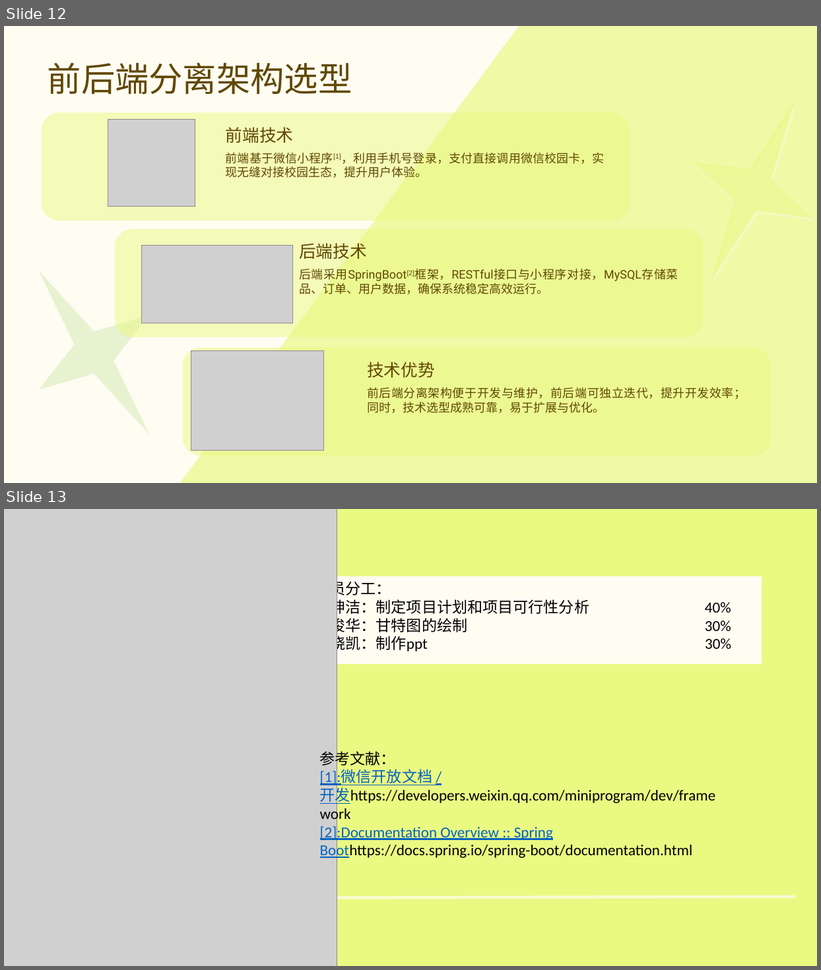
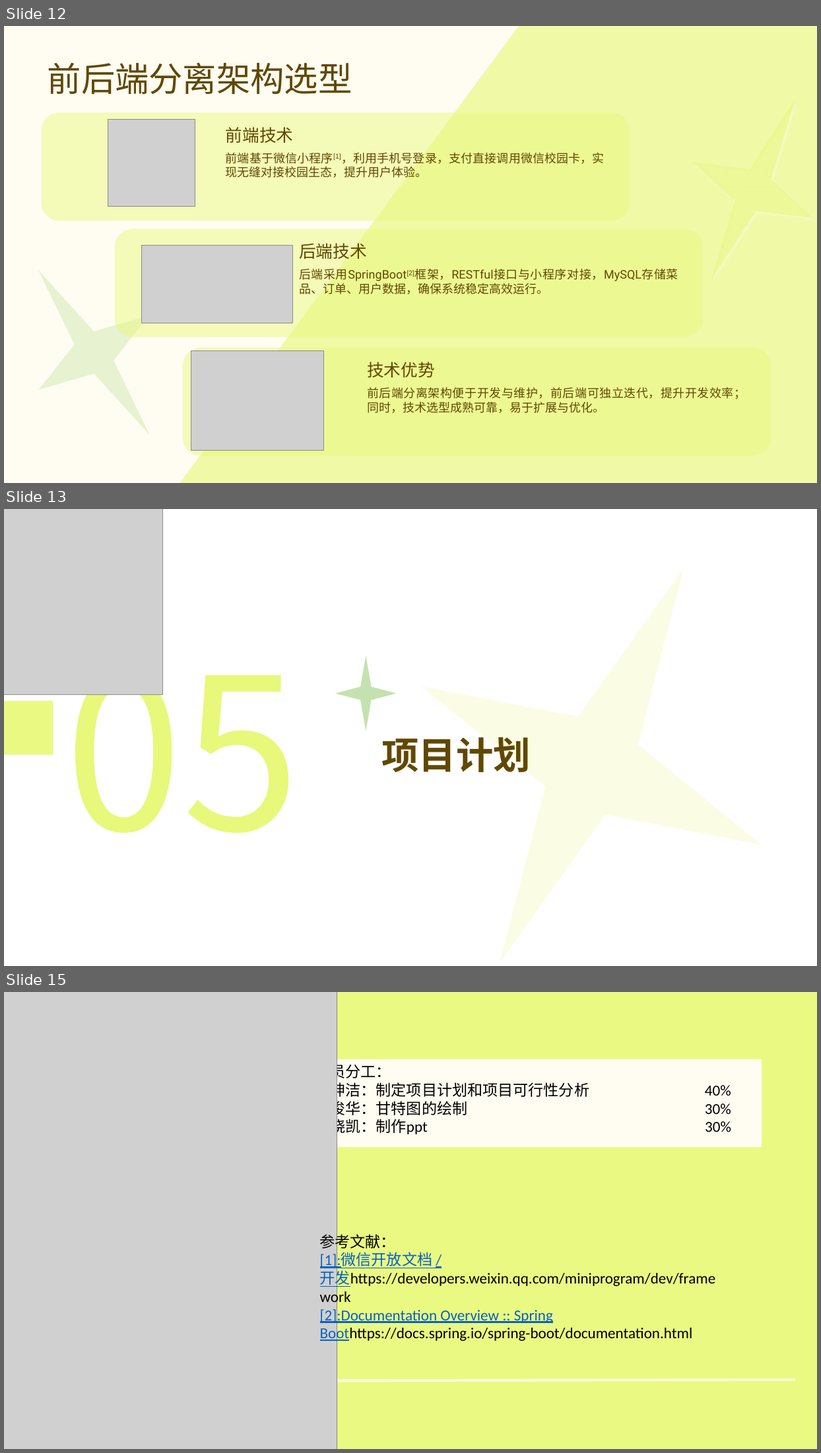
Before and after one commit to Xu-Jack11/HZCU-Order, a slide deck: docs/城院点餐小程序选题汇报.pptx. Shown one above the other, each under a label of ours: slides 12 and 13 before the commit, slides 12, 13 and 15 after it; the slides between them are not shown. The pictures are 821x970 and 821x1453 pixels, drawn with LibreOffice and Linux fonts; fonts in the diff are those of the drawing; grey boxes stand for pictures; background and template pictures are left out. Boxes give left, top, right and bottom in pixels: in the first picture for what was removed or moved away, otherwise in the second. Text is boxed around its words. In the diff, an @@ line names an element or a change of style, - is before the commit and + after.

```diff
--- a/docs/城院点餐小程序选题汇报.pptx
+++ b/docs/城院点餐小程序选题汇报.pptx
@@ slide 13 added at (x1=4, y1=509, x2=817, y2=966), background #FFFFFF @@
@@ picture added at (x1=4, y1=509, x2=162, y2=694) @@
@@ star added at (x1=329, y1=509, x2=817, y2=966), fill #E8F87A at 20% opacity @@
@@ text added at (x1=65, y1=615, x2=300, y2=833), 250 pt, text #E8F87A @@
+05
@@ star added at (x1=336, y1=656, x2=397, y2=731), fill #ACD78E at 70% opacity @@
@@ rectangle added at (x1=4, y1=701, x2=53, y2=755), fill #EAF982 @@
@@ text added at (x1=382, y1=737, x2=531, y2=772), 44 pt, text #604802, bold @@
+项目计划
@@ what was slide 13 is now slide 15 @@
```
Also in this commit, not shown: 1 other slide added.
